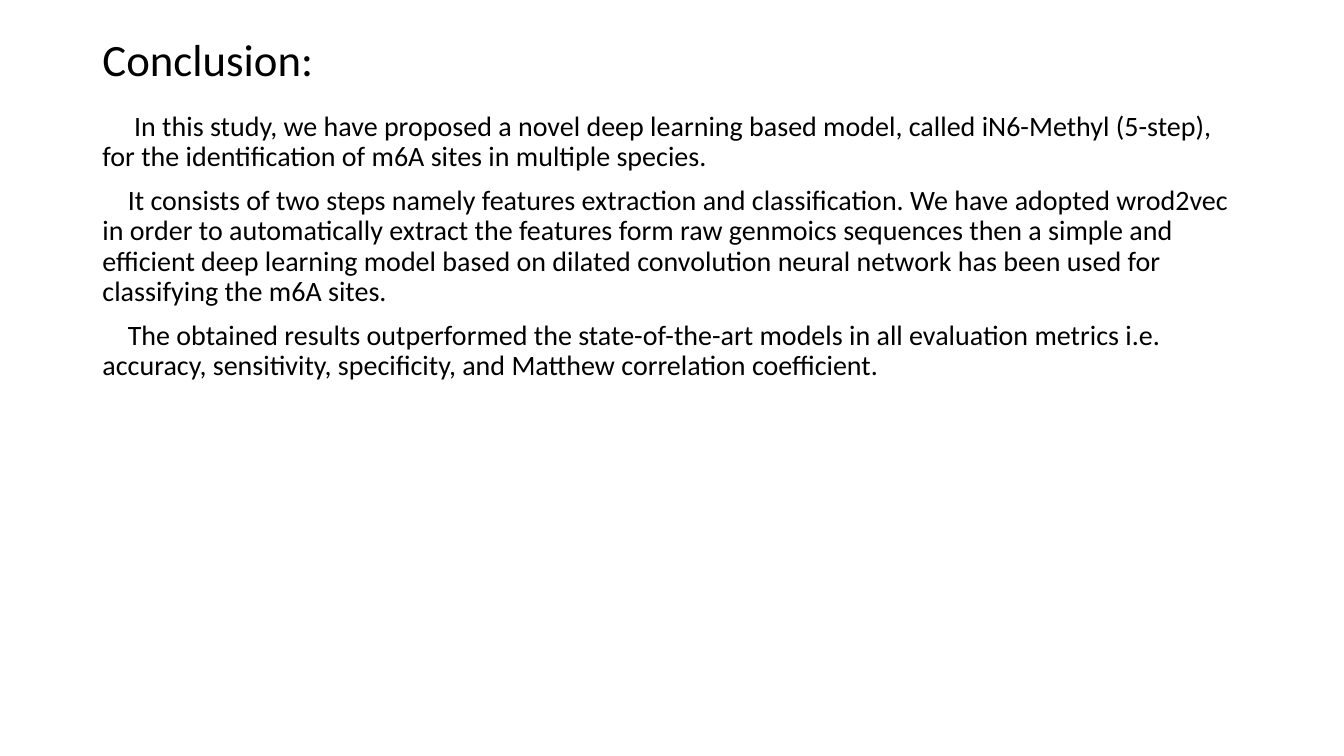
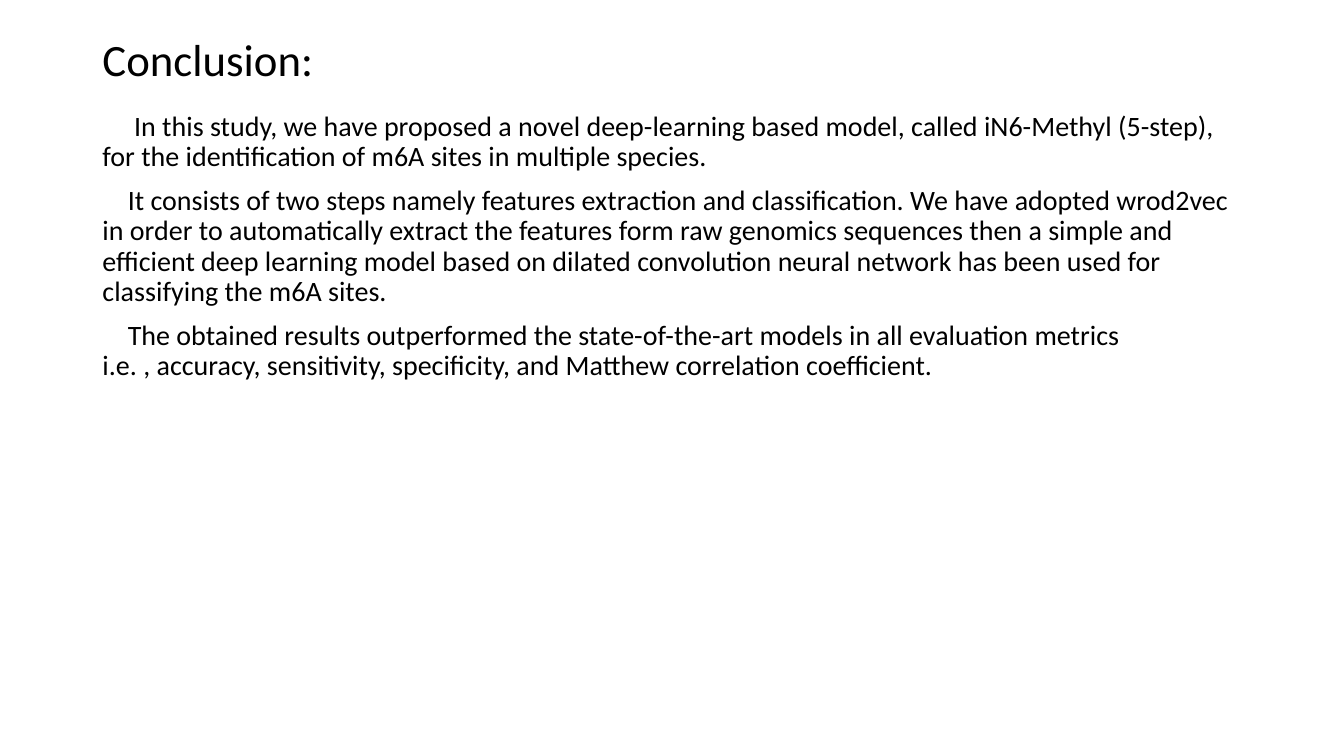
Before and after one commit to YanChengHuang/paper_implement, a slide deck: slide 21 of iN6-Methyl/Presentation/iN6-Methyl.pptx (slide 19 before the commit). Drawn at 1344x756 pixels with LibreOffice and Linux fonts; fonts in the diff are those of the drawing. Boxes give left, top, right and bottom in pixels: in the first picture for what was removed or moved away, otherwise in the second. Text is boxed around its words. In the diff, an @@ line names an element or a change of style, - is before the commit and + after.

```diff
--- a/iN6-Methyl/Presentation/iN6-Methyl.pptx
+++ b/iN6-Methyl/Presentation/iN6-Methyl.pptx
@@ text at box(102, 115, 1227, 380): text changed @@
-In this study, we have proposed a novel deep learning based model, called iN6-Methyl (5-step), for the identification of m6A sites in multiple species.
-It consists of two steps namely features extraction and classification. We have adopted wrod2vec in order to automatically extract the features form raw genmoics sequences then a simple and efficient deep learning model based on dilated convolution neural network has been used for classifying the m6A sites.
-The obtained results outperformed the state-of-the-art models in all evaluation metrics i.e. accuracy, sensitivity, specificity, and Matthew correlation coefficient.
+In this study, we have proposed a novel deep-learning based model, called iN6-Methyl (5-step), for the identification of m6A sites in multiple species.
+It consists of two steps namely features extraction and classification. We have adopted wrod2vec in order to automatically extract the features form raw genomics sequences then a simple and efficient deep learning model based on dilated convolution neural network has been used for classifying the m6A sites.
+The obtained results outperformed the state-of-the-art models in all evaluation metrics i.e. , accuracy, sensitivity, specificity, and Matthew correlation coefficient.
```
Also in this commit, not shown: 3 other slides changed, 2 slides added.
